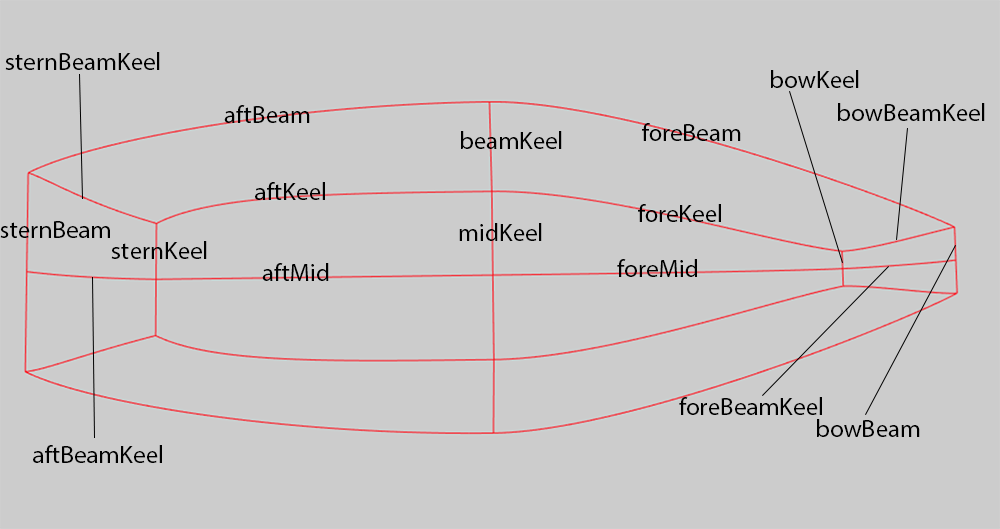
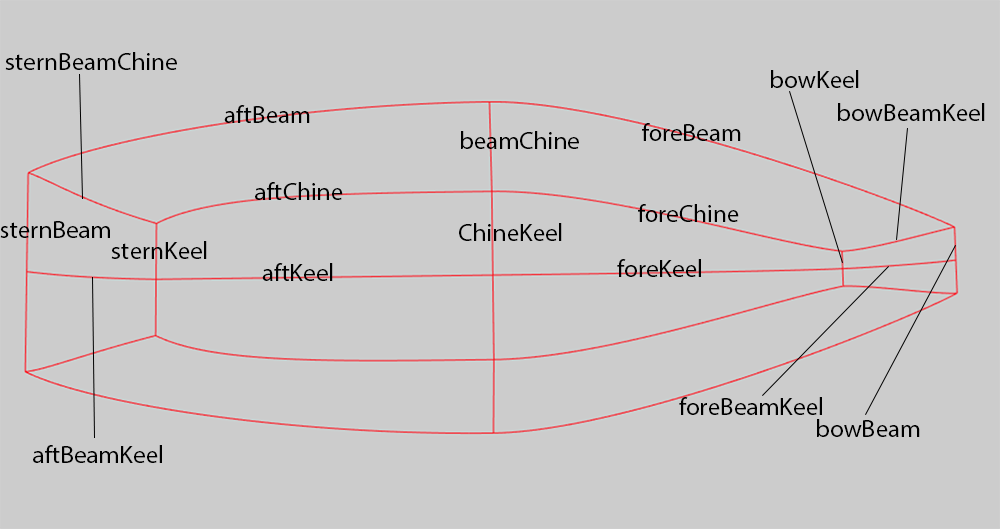
Before/after of a w=1000, h=529 layered artwork. What changed in the layer stack:
renamed "beamKeel" to "beamChine", painted on it over [520, 131, 579, 149]
renamed "midKeel" to "ChineKeel", painted on it over [459, 223, 562, 241]
renamed "sternBeamKeel" to "sternBeamChine", painted on it over [118, 52, 177, 70]
renamed "foreMid" to "foreKeel", painted on it over [660, 259, 701, 277]
renamed "aftMid" to "aftKeel", painted on it over [291, 263, 333, 281]
renamed "foreKeel" to "foreChine", painted on it over [679, 204, 739, 222]
renamed "aftKeel" to "aftChine", painted on it over [283, 182, 343, 200]
